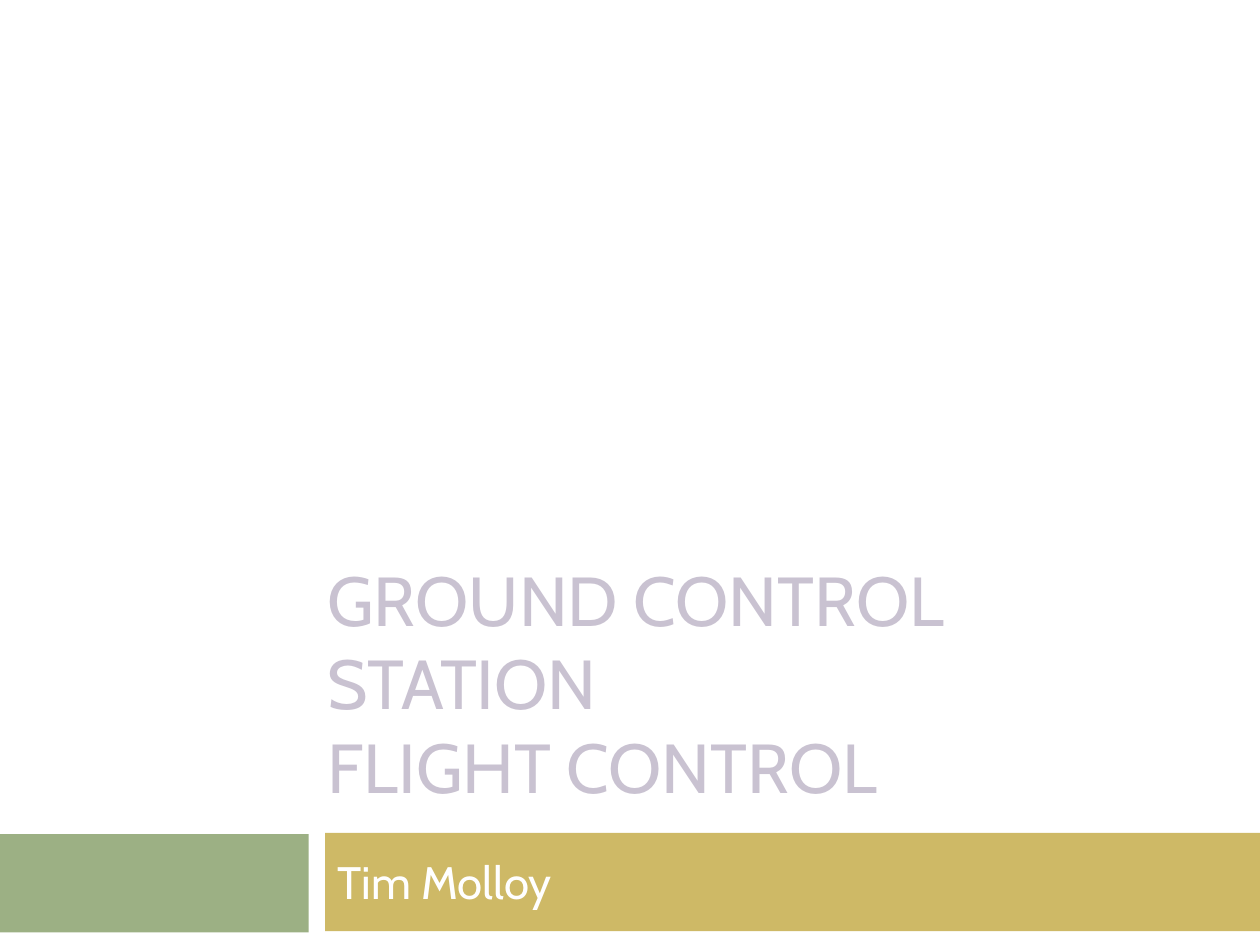
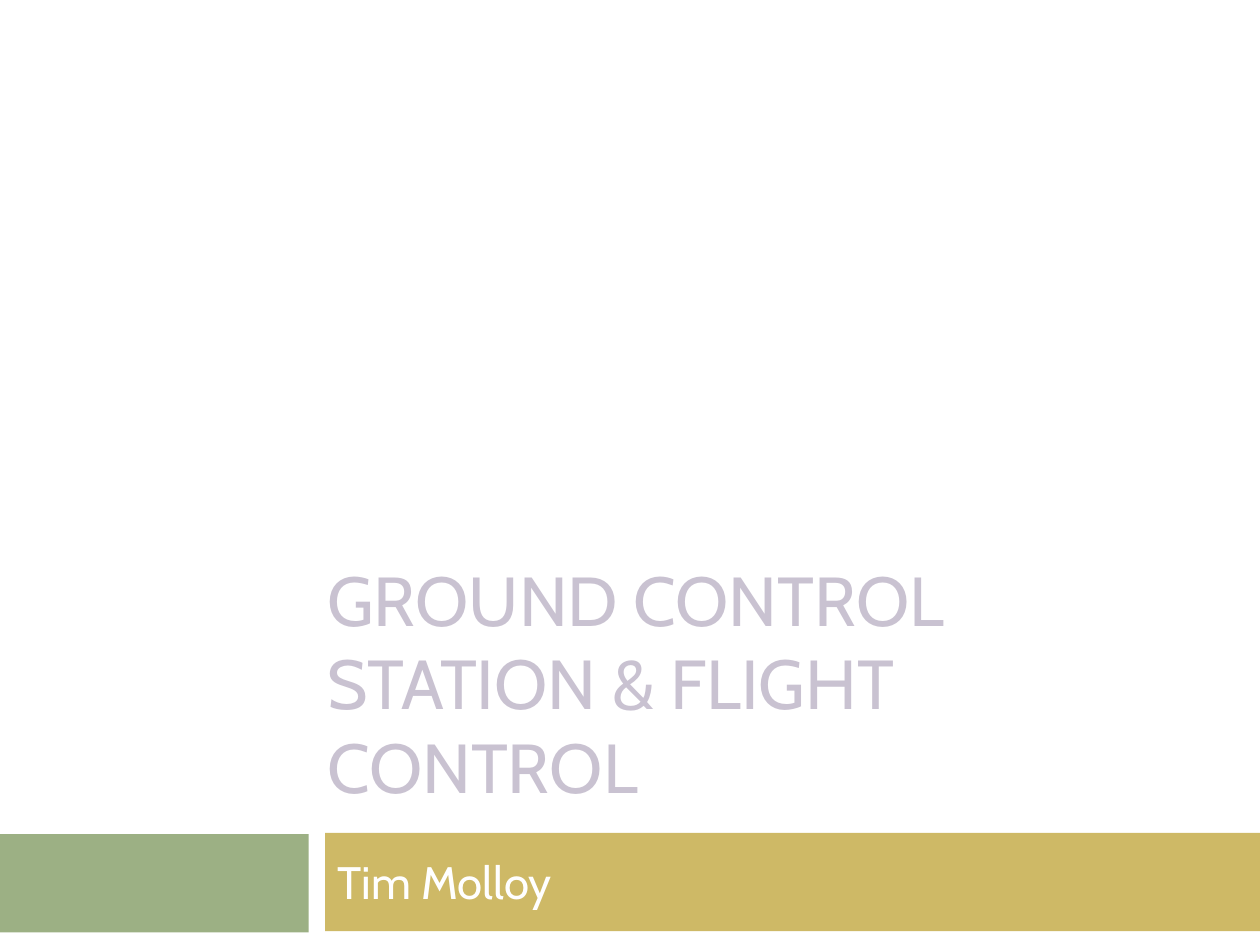
Before and after one commit to lijian8/ahns10, a slide deck: slide 5 of docproject/official_ahns/presentations/tim_semester1.pptx. Drawn at 1260x945 pixels with LibreOffice and Linux fonts; fonts in the diff are those of the drawing. Boxes give left, top, right and bottom in pixels: in the first picture for what was removed or moved away, otherwise in the second. Text is boxed around its words. In the diff, an @@ line names an element or a change of style, - is before the commit and + after.

```diff
--- a/docproject/official_ahns/presentations/tim_semester1.pptx
+++ b/docproject/official_ahns/presentations/tim_semester1.pptx
@@ title at (327,577,944,794): text changed @@
-GROUND CONTROL STATION
-FLIGHT CONTROL
+GROUND CONTROL STATION & FLIGHT CONTROL
```
Also in this commit, not shown: 3 other slides changed, 9 slides added.
